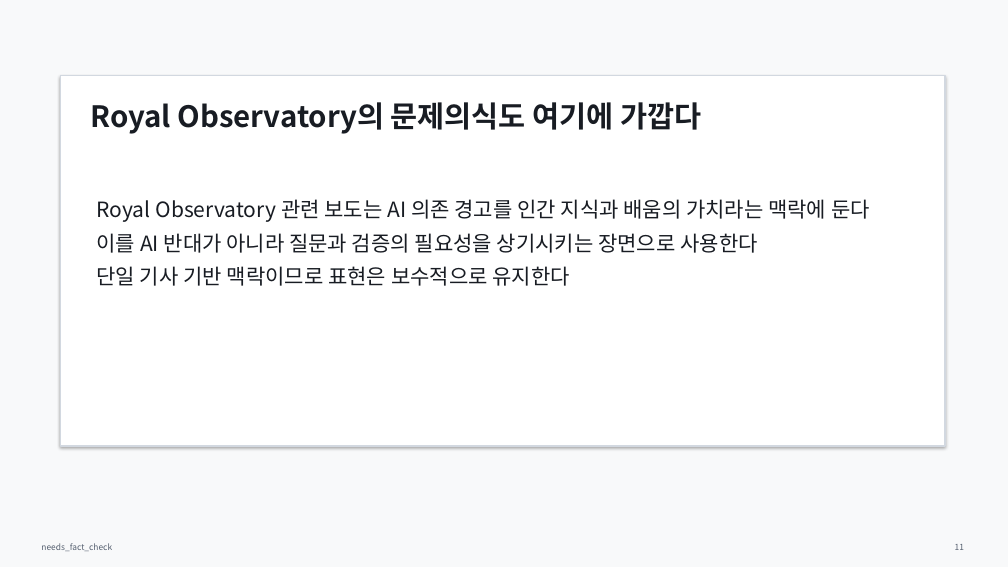
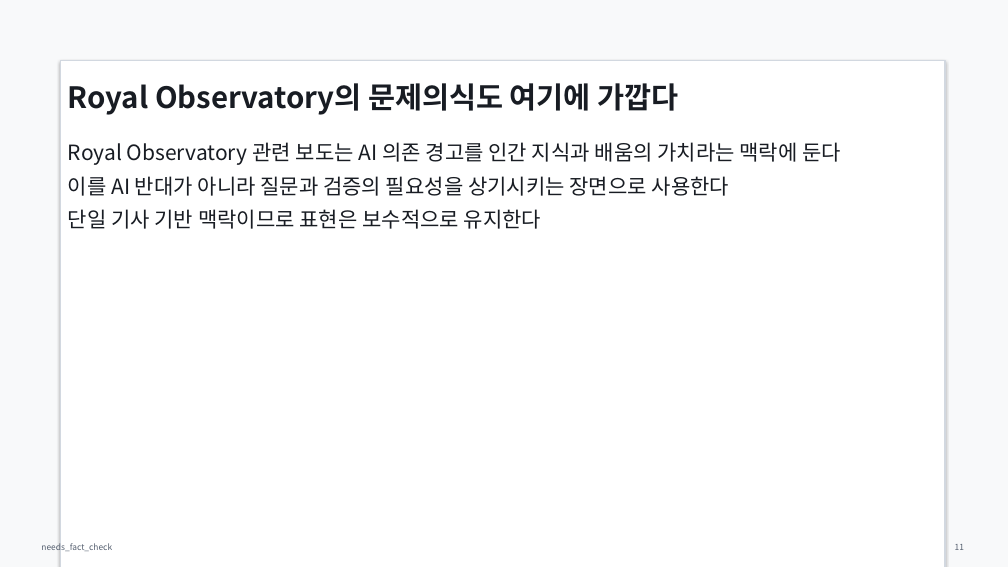
Before and after one commit to Rlearnchan/luddite, a slide deck: slide 11 of outputs/pptx/ai_knowledge_institution_draft.pptx. Drawn at 1008x567 pixels with LibreOffice and Linux fonts; fonts in the diff are those of the drawing. Boxes give left, top, right and bottom in pixels: in the first picture for what was removed or moved away, otherwise in the second. Text is boxed around its words. In the diff, an @@ line names an element or a change of style, - is before the commit and + after.

```diff
--- a/outputs/pptx/ai_knowledge_institution_draft.pptx
+++ b/outputs/pptx/ai_knowledge_institution_draft.pptx
@@ text "Royal Observatory의 문제의식도 여기에 가깝다": place and size @@
-text "Royal Observatory의 문제의식도 여기에 가깝다" at box(91, 102, 701, 134)
+text "Royal Observatory의 문제의식도 여기에 가깝다" at box(68, 83, 679, 115)
@@ rectangle: place and size @@
-rectangle at box(60, 76, 945, 446)
+rectangle at box(60, 60, 945, 567)
@@ text "Royal Observatory 관련 보도는 AI ...": place and size @@
-text "Royal Observatory 관련 보도는 AI ..." at box(97, 199, 870, 286)
+text "Royal Observatory 관련 보도는 AI ..." at box(68, 142, 841, 229)
```
Also in this commit, not shown: 16 other slides changed, 7 other files.
